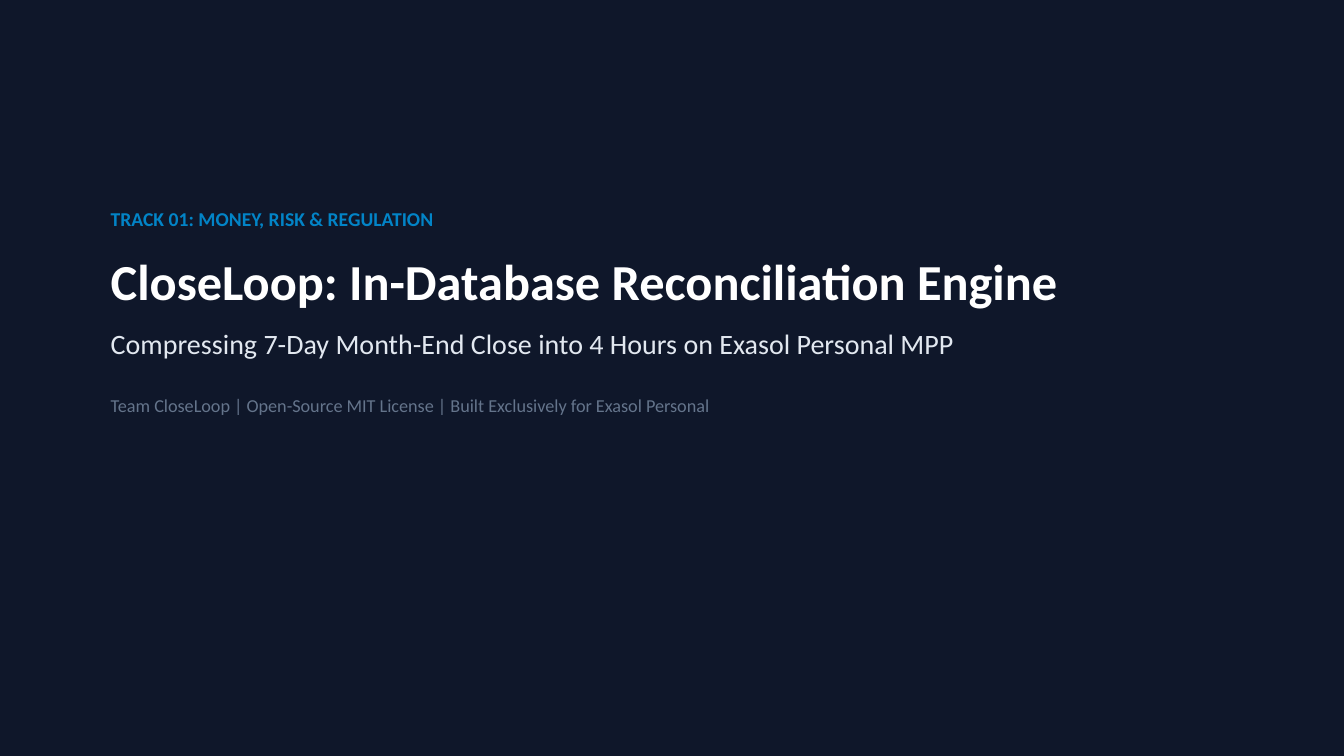
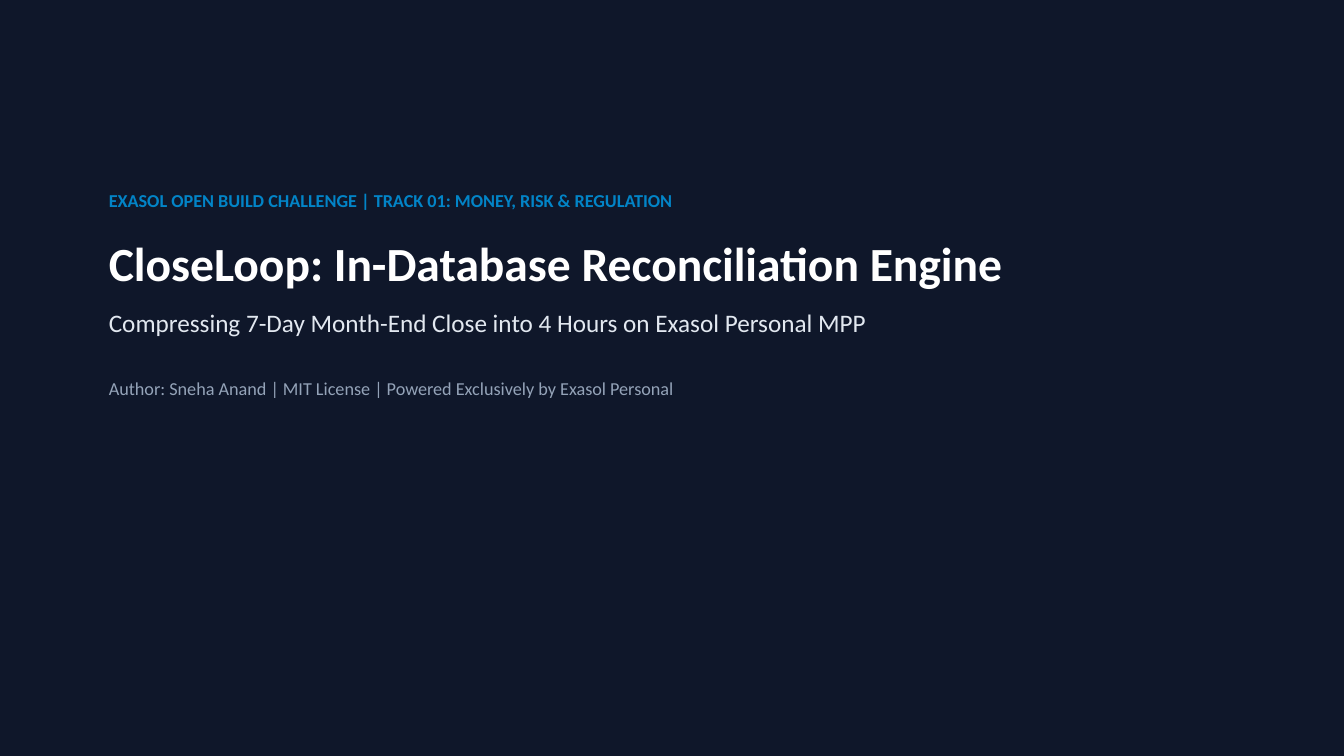
Before and after one commit to SnehaAnand21/exasol-closeloop, a slide deck: slide 1 of docs/CloseLoop_Pitch_Deck.pptx. Drawn at 1344x756 pixels with LibreOffice and Linux fonts; fonts in the diff are those of the drawing. Boxes give left, top, right and bottom in pixels: in the first picture for what was removed or moved away, otherwise in the second. Text is boxed around its words. In the diff, an @@ line names an element or a change of style, - is before the commit and + after.

Commit message:
fix(deck): eliminate text overlaps with adjusted typography and card margins

```diff
--- a/docs/CloseLoop_Pitch_Deck.pptx
+++ b/docs/CloseLoop_Pitch_Deck.pptx
@@ text "EXASOL OPEN BUILD CHALLENGE | ...": place and size @@
-text "EXASOL OPEN BUILD CHALLENGE | ..." at <box>111,213,1057,415</box>
+text "EXASOL OPEN BUILD CHALLENGE | ..." at <box>109,195,1002,398</box>
@@ text at <box>109,195,673,209</box>: text changed; size 14 to 13 pt @@
-TRACK 01: MONEY, RISK & REGULATION
+EXASOL OPEN BUILD CHALLENGE | TRACK 01: MONEY, RISK & REGULATION
@@ text at <box>109,247,1002,337</box>: size 36 to 34 pt in "CloseLoop: In-Database Reconciliation Engine"; size 20 to 18 pt in "Compressing 7-Day Month-End Close into 4 Hours ..."; more space between paragraphs @@
@@ text at <box>109,382,673,398</box>: text changed; text colour #64748B to #94A3B8 @@
-Team CloseLoop | Open-Source MIT License | Built Exclusively for Exasol Personal
+Author: Sneha Anand | MIT License | Powered Exclusively by Exasol Personal
```
Also in this commit, not shown: 9 other slides changed, 2 other files.
